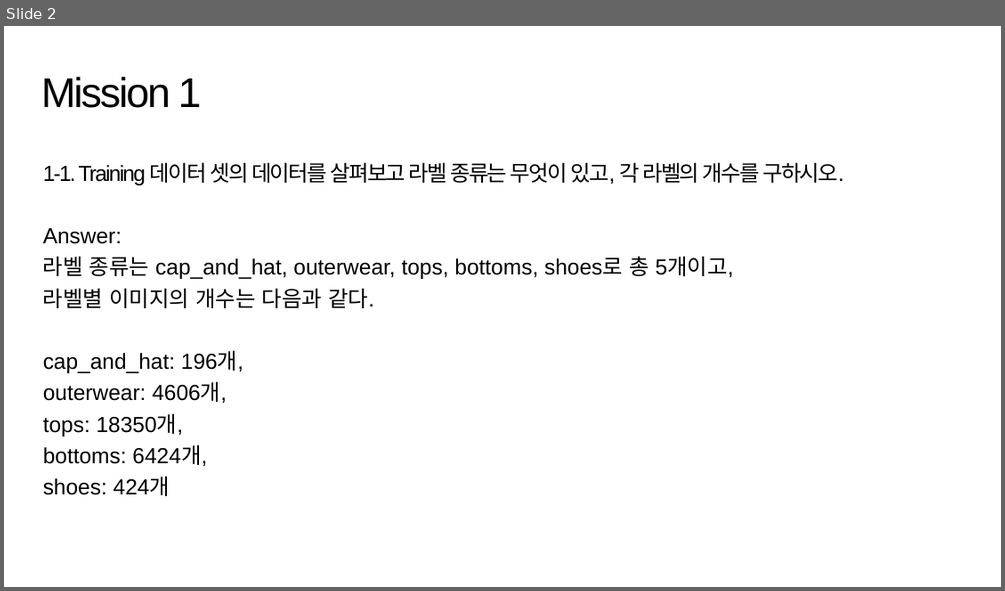
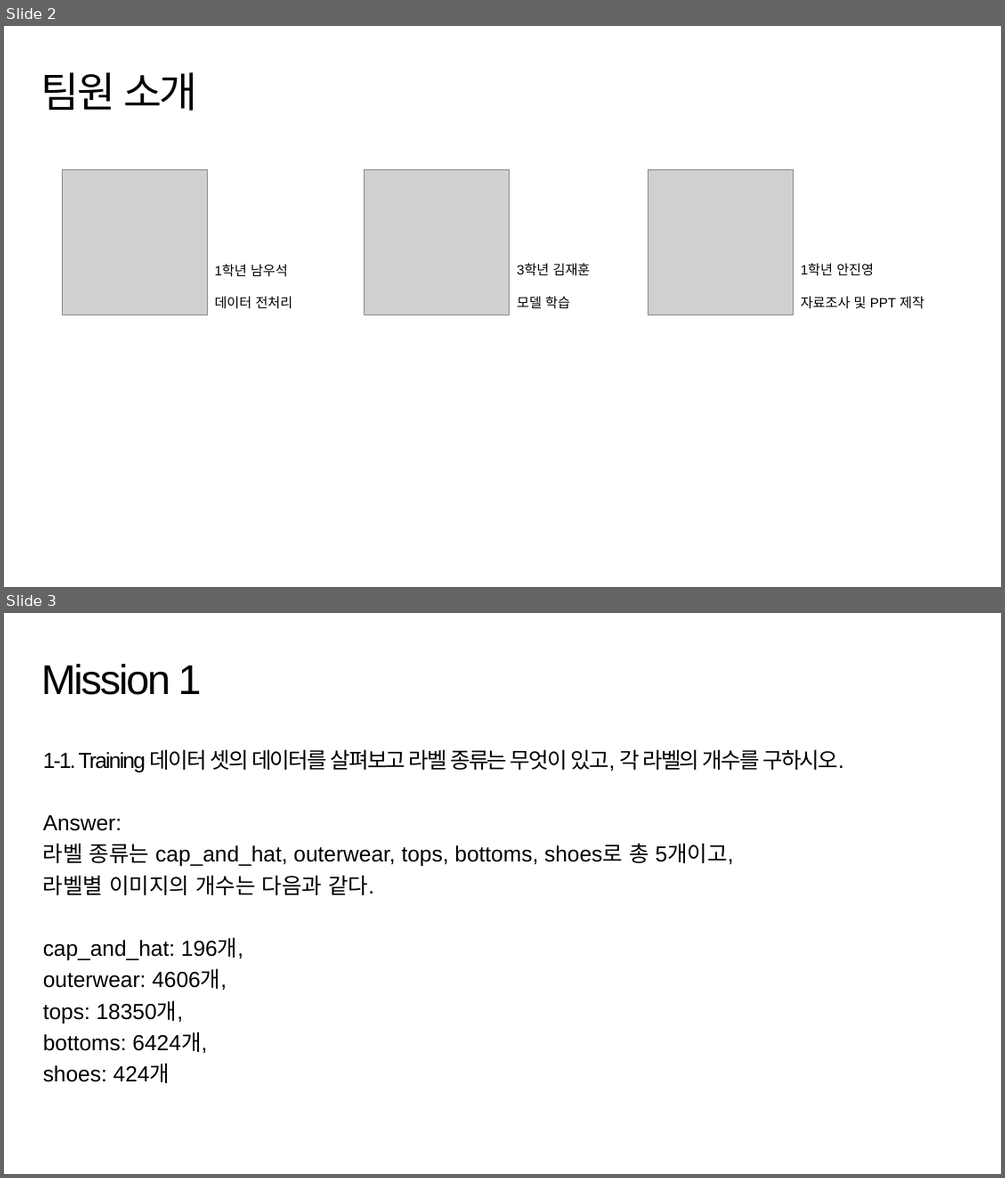
Before and after one commit to suk-6/22-dcc, a slide deck: 춘식이 발표자료.pptx. Shown one above the other, each under a label of ours: slide 2 before the commit, slides 2 and 3 after it. The pictures are 1005x591 and 1005x1178 pixels, drawn with LibreOffice and Linux fonts; fonts in the diff are those of the drawing; grey boxes stand for pictures; background and template pictures are left out. Boxes give left, top, right and bottom in pixels: in the first picture for what was removed or moved away, otherwise in the second. Text is boxed around its words. In the diff, an @@ line names an element or a change of style, - is before the commit and + after.

```diff
--- a/춘식이 발표자료.pptx
+++ b/춘식이 발표자료.pptx
@@ slide 2 added at <box>4,26,1001,587</box>, background picture (left out) @@
@@ title added at <box>41,72,198,111</box>, 40 pt, text #000000 @@
+팀원 소개
@@ picture added at <box>62,169,207,314</box> @@
@@ picture added at <box>364,169,510,314</box> @@
@@ picture added at <box>647,169,793,314</box> @@
@@ text added at <box>215,264,293,309</box>, 13 pt, text #000000 @@
+1학년 남우석
+데이터 전처리
@@ text added at <box>517,263,591,308</box>, 13 pt, text #000000 @@
+3학년 김재훈
+모델 학습
@@ text added at <box>801,263,924,309</box>, 13 pt, text #000000 @@
+1학년 안진영
+자료조사 및 PPT 제작
@@ what was slide 2 is now slide 3 @@
```
Also in this commit, not shown: 1 slide changed, 4 other files.
